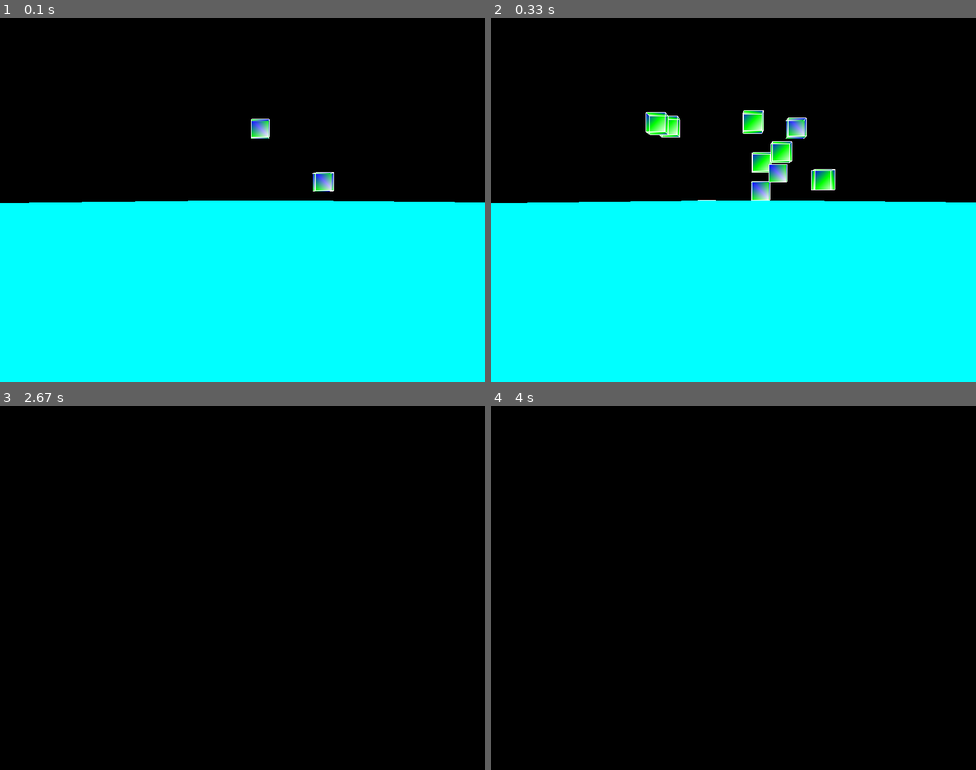
Above: before the commit, frames 1-4 (two rows, left to right).
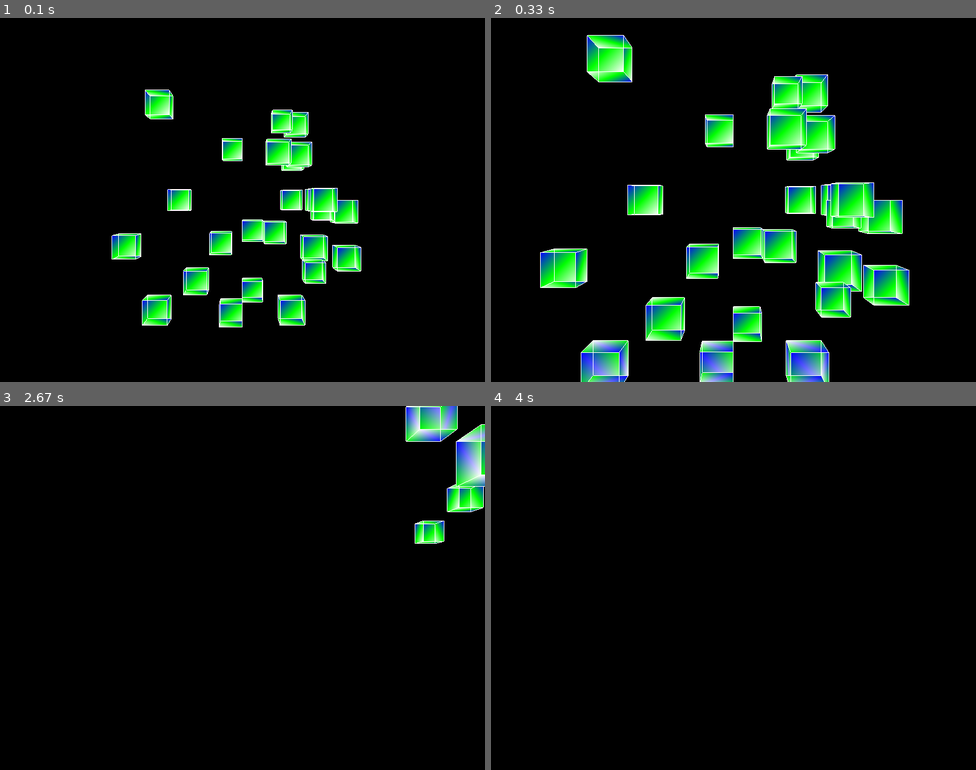
Above: after the commit, the same moments.

Repository: mocheng/pygame_demo
Game: pygame game, started from cube.py
Two runs of this game, one before a commit and one after it. Both use one fixed random seed, a clock stepped at 60 frames per second and the inputs below.
Inputs:
- Up to frame 1 (0.1 s): no input
- Up to frame 2 (0.33 s): no input
- Up to frame 3 (2.67 s): hold Right 0.33-0.8 s; hold Up 0.83-1.3 s; hold Right 1.33-1.8 s; hold Left 1.83-2.37 s; hold Down from 2.4 s (still down)
- Up to frame 4 (4 s): release Down at 2.87 s; hold Left 2.9-3.37 s; hold Up 3.4-3.87 s; hold Right from 3.9 s (still down)

The runs differ from the first frame. In frame 1, 53% of the frame differs, in the area x 0-100%, y 19-100%; in frame 2, 57%, in the area x 0-100%, y 4-100%; in frame 3, 2.8%; in frame 4, nothing differs.

Commit message:
infinite cubes

Diff:
--- a/cube.py
+++ b/cube.py
@@ -56,10 +56,10 @@
     (0,1,1),
 )
 
-def create_vertices(max_distance):
+def create_vertices(max_distance=20):
     x_value_change = random.randrange(-10, 10)
     y_value_change = random.randrange(-10, 10)
-    z_value_change = random.randrange(-1 * max_distance, -20)
+    z_value_change = random.randrange(-1 * max_distance, -10)
 
     new_vertices = tuple((v[0] + x_value_change, v[1] + y_value_change, v[2] + z_value_change) for v in vertices)
 
@@ -123,8 +123,8 @@
 
     all_cubes = []
 
-    for x in range(75):
-        all_cubes.append(create_vertices(50))
+    for x in range(25):
+        all_cubes.append(create_vertices())
 
     while not cube_passed:
         for event in pygame.event.get():
@@ -166,7 +166,7 @@
         camera_z = x[3][2]
 
         # slowly move
-        glTranslatef(x_move, y_move, 0.2)
+        glTranslatef(x_move, y_move, 0.5)
 
         glClear(GL_COLOR_BUFFER_BIT | GL_DEPTH_BUFFER_BIT)
 
@@ -174,17 +174,21 @@
             draw_cube(cube_vertices)
 
         # this must be last to draw
-        draw_ground()
+        #draw_ground()
 
         pygame.display.flip()
         #pygame.display.update() # update doesn't work for OpenGL:w
 
-        if camera_z <= 0:
-            cube_passed = True
+        for i in range(len(all_cubes)):
+            if camera_z < all_cubes[i][0][2]:
+                # since we are actually moving viewport/camera, the distance has to be manipulated with camera_z
+                all_cubes[i] = create_vertices(max_distance=int(-1*(camera_z - 50)))
+
+        #if camera_z <= 0:
+        #    cube_passed = True
 
         pygame.time.wait(10)
 
 
 if __name__ == '__main__':
-    for _ in range(1000):
-        main()
+    main()
